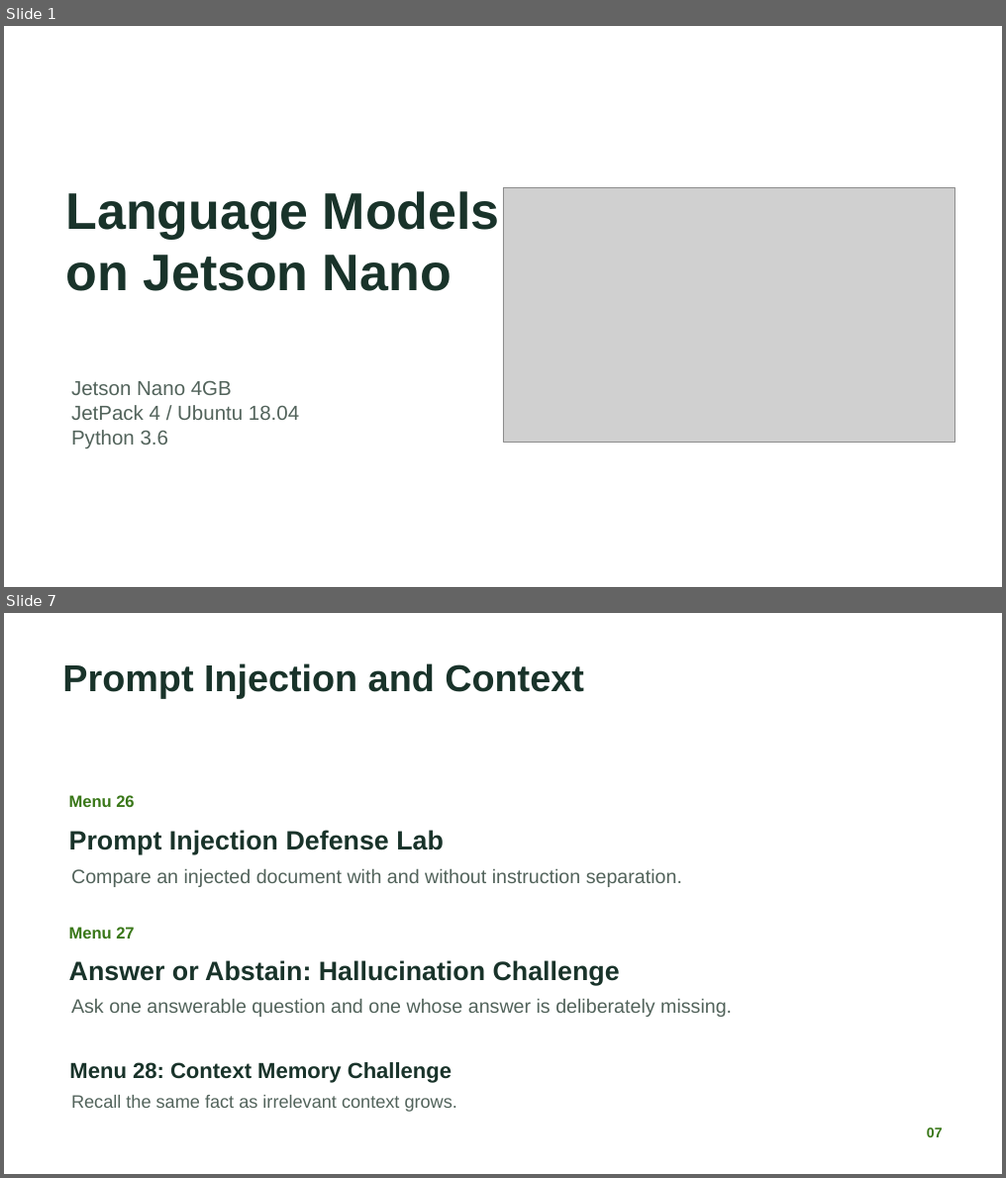
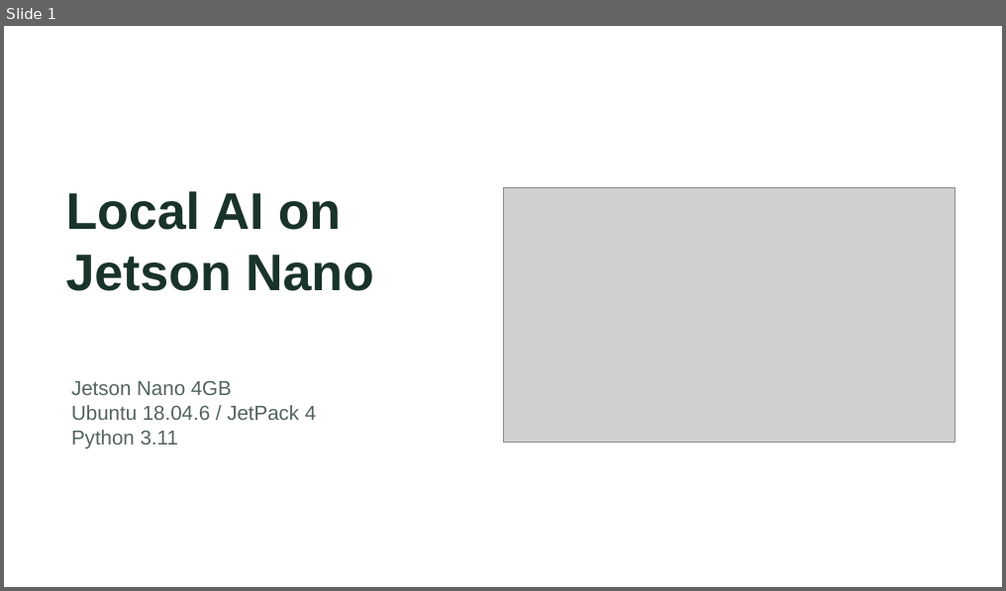
Before and after one commit to nileshsarkar-ai/JetsonNano-Demo, a slide deck: docs/Jetson_Nano_Local_AI_Experiments.pptx. Shown one above the other, each under a label of ours: slides 1 and 7 before the commit, slide 1 after it; the slides between them are not shown. The pictures are 1006x1178 and 1006x591 pixels, drawn with LibreOffice and Linux fonts; fonts in the diff are those of the drawing; grey boxes stand for pictures. Boxes give left, top, right and bottom in pixels: in the first picture for what was removed or moved away, otherwise in the second. Text is boxed around its words. In the diff, an @@ line names an element or a change of style, - is before the commit and + after.

```diff
--- a/docs/Jetson_Nano_Local_AI_Experiments.pptx
+++ b/docs/Jetson_Nano_Local_AI_Experiments.pptx
@@ slide 7 removed at (4,613,1002,1174), background #FFFFFF @@
@@ text removed at (62,663,584,698) @@
-Prompt Injection and Context
@@ text removed at (69,795,134,807) @@
-Menu 26
@@ text removed at (69,830,444,856) @@
-Prompt Injection Defense Lab
@@ text removed at (71,868,682,887) @@
-Compare an injected document with and without instruction separation.
@@ text removed at (69,927,134,939) @@
-Menu 27
@@ text removed at (69,960,620,985) @@
-Answer or Abstain: Hallucination Challenge
@@ text removed at (71,998,732,1017) @@
-Ask one answerable question and one whose answer is deliberately missing.
@@ text removed at (69,1062,451,1083) @@
-Menu 28: Context Memory Challenge
@@ text removed at (71,1095,457,1112) @@
-Recall the same fact as irrelevant context grows.
@@ text removed at (927,1128,943,1138) @@
-07
@@ slide 1 changed as well @@
@@ text at (66,191,374,291): text changed @@
-Language Models
-on Jetson Nano
+Local AI on
+Jetson Nano
@@ text at (71,405,316,449): text changed @@
-JetPack 4 / Ubuntu 18.04
-Python 3.6
+Ubuntu 18.04.6 / JetPack 4
+Python 3.11
```
Also in this commit, not shown: 1 other slide changed, 5 slides added, 7 other slides removed, 7 other files.
